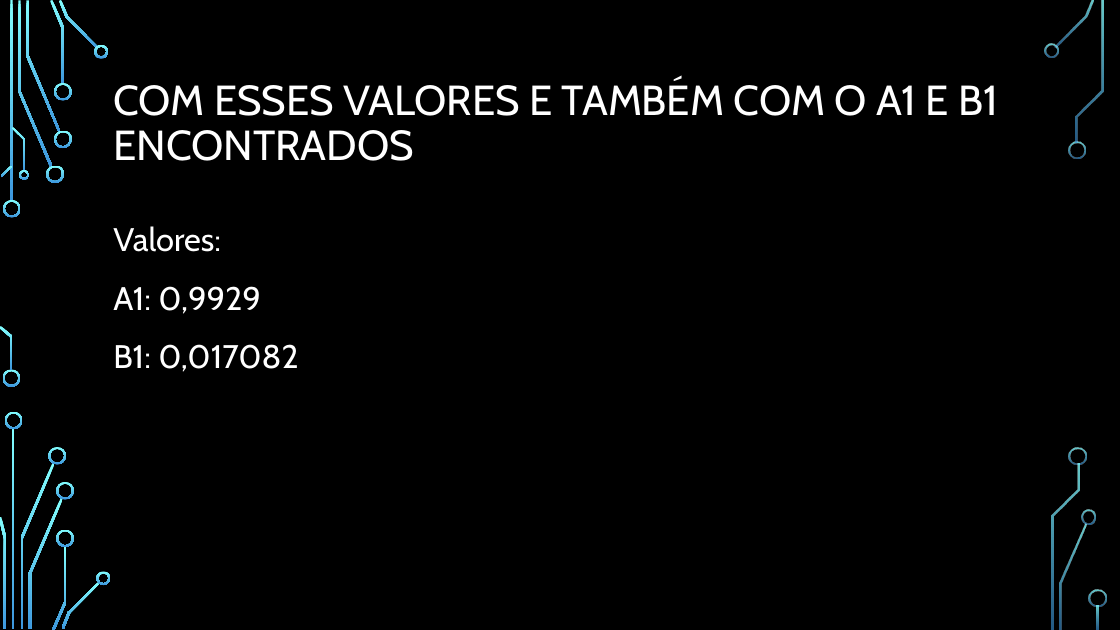
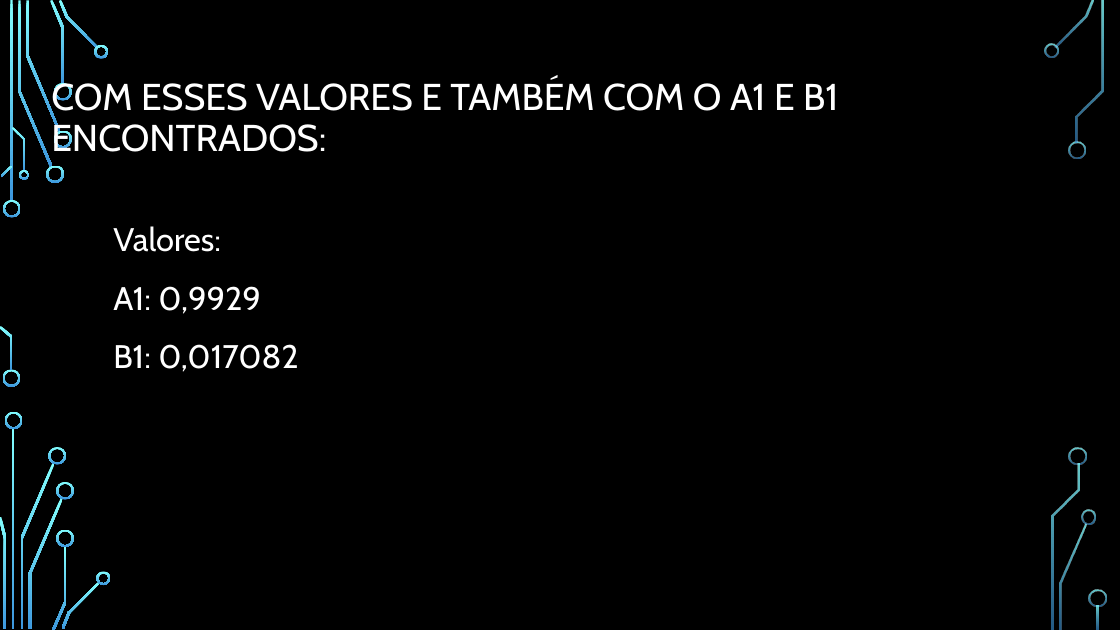
Before and after one commit to George-Luis-Costa/C213-Sistemas-Embarcados-, a slide deck: slide 7 of Projeto1/Apresentação.pptx (slide 6 before the commit). Drawn at 1120x630 pixels with LibreOffice and Linux fonts; fonts in the diff are those of the drawing; background and template pictures are left out. Boxes give left, top, right and bottom in pixels: in the first picture for what was removed or moved away, otherwise in the second. Text is boxed around its words. In the diff, an @@ line names an element or a change of style, - is before the commit and + after.

```diff
--- a/Projeto1/Apresentação.pptx
+++ b/Projeto1/Apresentação.pptx
@@ title at [51, 79, 839, 152]: text changed; size 36 to 32 pt @@
-COM ESSES VALORES E TAMBÉM COM O A1 E B1 ENCONTRADOS
+COM ESSES VALORES E TAMBÉM COM O A1 E B1 ENCONTRADOS:
```
Also in this commit, not shown: 1 other slide changed.
